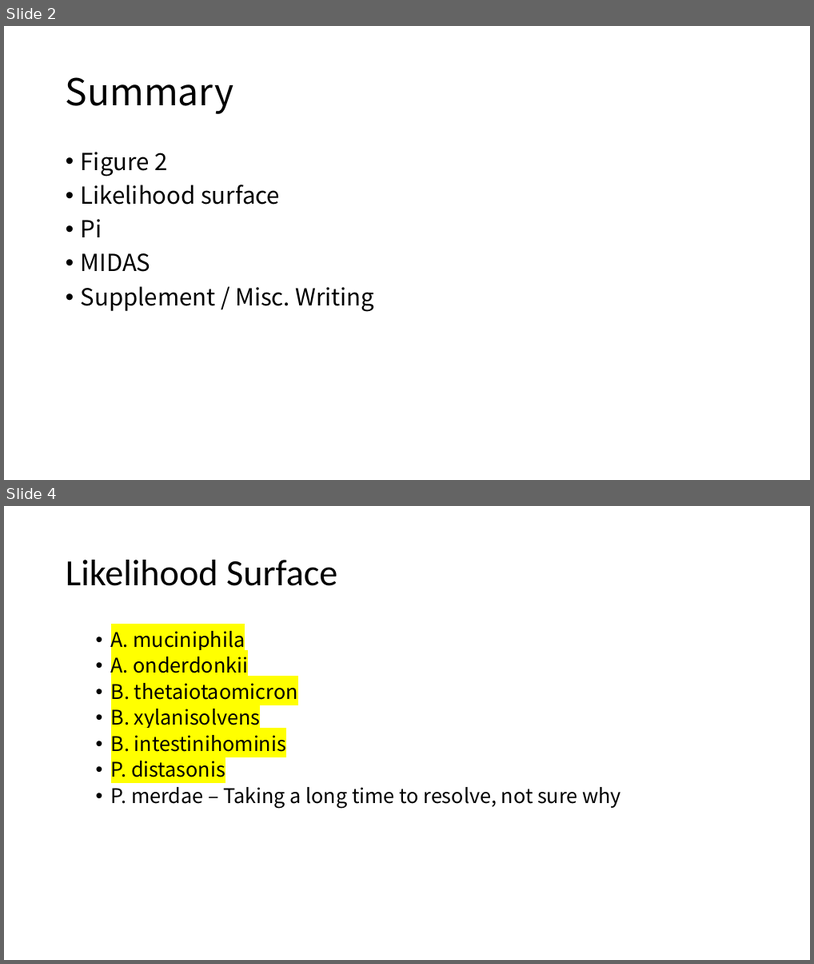
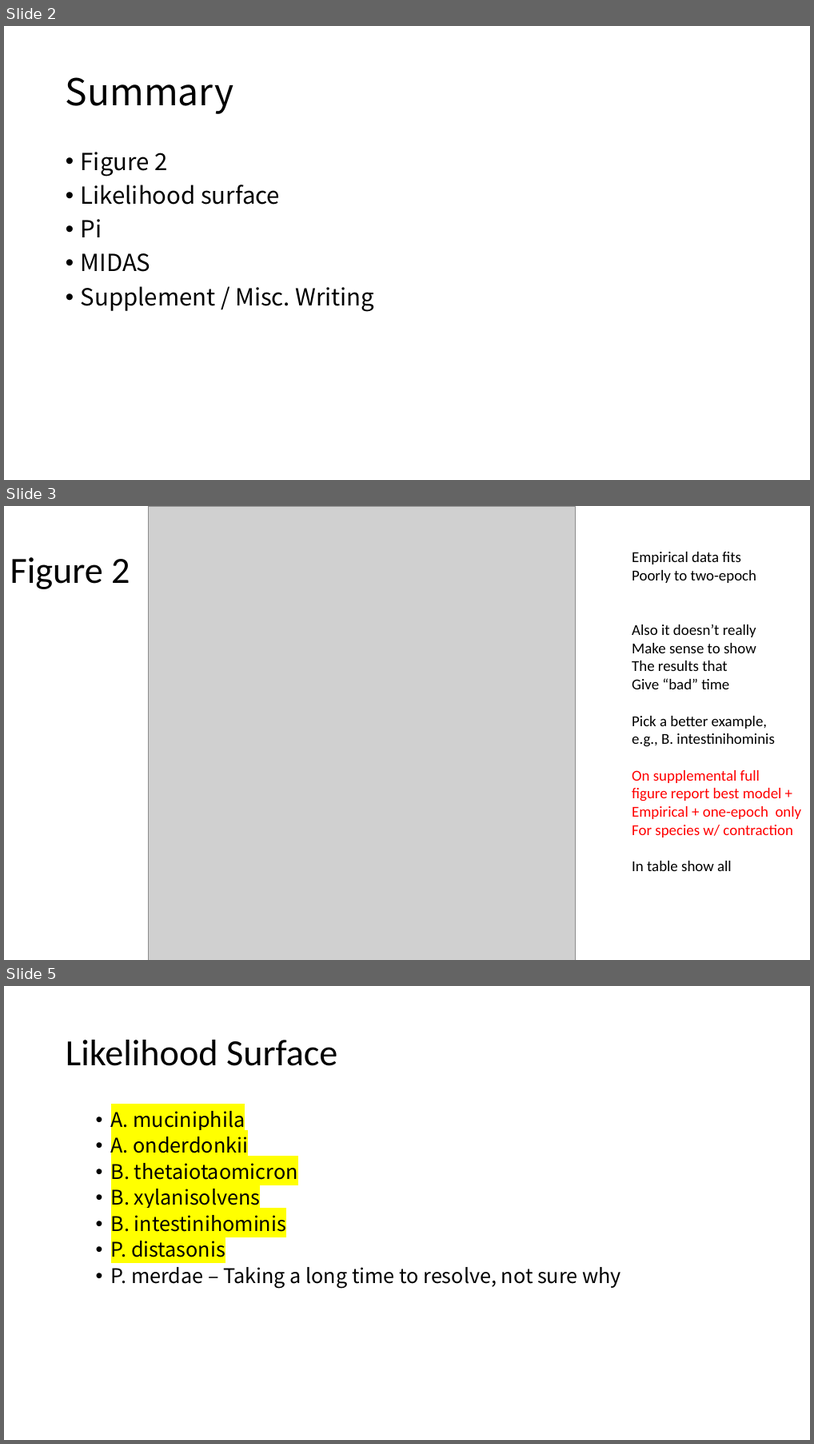
Before and after one commit to jon-mah/demo_for_ccgb, a slide deck: Summary/20220815_microbiome_demographic_slides.pptx. Shown one above the other, each under a label of ours: slides 2 and 4 before the commit, slides 2, 3 and 5 after it; the slides between them are not shown. The pictures are 814x964 and 814x1444 pixels, drawn with LibreOffice and Linux fonts; fonts in the diff are those of the drawing; grey boxes stand for pictures. Boxes give left, top, right and bottom in pixels: in the first picture for what was removed or moved away, otherwise in the second. Text is boxed around its words. In the diff, an @@ line names an element or a change of style, - is before the commit and + after.

Commit message:
figures.

```diff
--- a/Summary/20220815_microbiome_demographic_slides.pptx
+++ b/Summary/20220815_microbiome_demographic_slides.pptx
@@ slide 3 added at (4, 506, 810, 960), background #FFFFFF @@
@@ picture added at (149, 506, 576, 960) @@
@@ text added at (632, 552, 802, 871), 18 pt, text #000000 @@
+Empirical data fits
+Poorly to two-epoch
+Also it doesn’t really
+Make sense to show
+The results that
+Give “bad” time
+Pick a better example,
+e.g., B. intestinihominis
+On supplemental full
+figure report best model +
+Empirical + one-epoch only
+For species w/ contraction
+In table show all
@@ title added at (10, 557, 130, 589), 44 pt, text #000000 @@
+Figure 2
@@ what was slide 4 is now slide 5 @@
```
Also in this commit, not shown: 3 slides changed, 5 other slides added, 1 slide removed, 17 other files.
